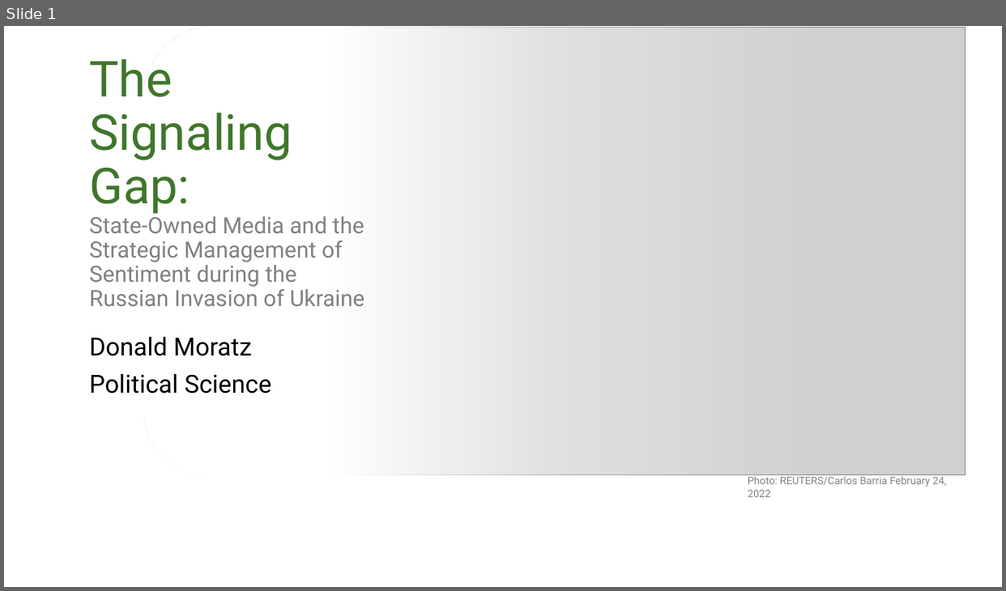
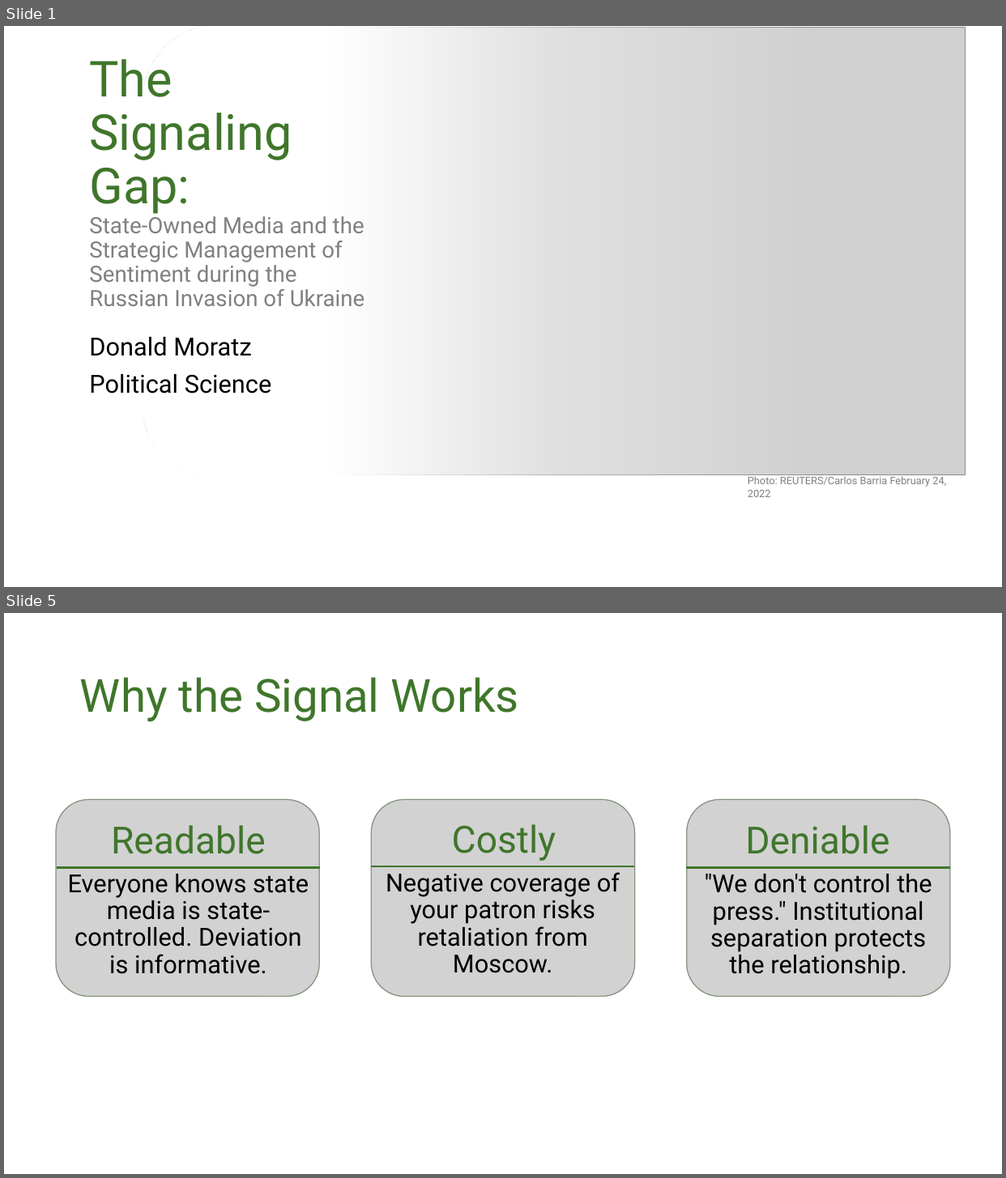
Before and after one commit to dmoratz/russia_sentiment_paper, a slide deck: writing/presentations/moratz_pgt.pptx. Shown one above the other, each under a label of ours: slide 1 before the commit, slides 1 and 5 after it; the slides between them are not shown. The pictures are 1006x591 and 1006x1178 pixels, drawn with LibreOffice and Linux fonts; fonts in the diff are those of the drawing; grey boxes stand for pictures; background and template pictures are left out. Boxes give left, top, right and bottom in pixels: in the first picture for what was removed or moved away, otherwise in the second. Text is boxed around its words. In the diff, an @@ line names an element or a change of style, - is before the commit and + after.

```diff
--- a/writing/presentations/moratz_pgt.pptx
+++ b/writing/presentations/moratz_pgt.pptx
@@ slide 5 added at box(4, 613, 1002, 1174), background picture (left out) @@
@@ title added at box(80, 677, 519, 722), 44 pt, text #3F762B @@
+Why the Signal Works
@@ rounded rectangle added at box(56, 799, 319, 996), fill #A6A6A6 at 50% opacity, outline #254519 1 pt @@
@@ rounded rectangle added at box(372, 799, 635, 996), fill #A6A6A6 at 50% opacity, outline #254519 1 pt @@
@@ rounded rectangle added at box(687, 799, 950, 996), fill #A6A6A6 at 50% opacity, outline #254519 1 pt @@
@@ text added at box(111, 825, 266, 854), 36 pt, text #3F762B @@
+Readable
@@ text added at box(452, 824, 556, 861), 36 pt, text #3F762B @@
+Costly
@@ text added at box(745, 825, 889, 854), 36 pt, text #3F762B @@
+Deniable
@@ line added from (57, 867) to (320, 867), #3F762B 2 pt @@
@@ text added at box(68, 874, 309, 974), 24 pt, text #000000 @@
+Everyone knows state media is state-controlled. Deviation is informative.
@@ line added from (371, 867) to (634, 867), #3F762B 2 pt @@
@@ text added at box(386, 872, 620, 973), 24 pt, text #000000 @@
+Negative coverage of your patron risks retaliation from Moscow.
@@ line added from (687, 867) to (950, 867), #3F762B 2 pt @@
@@ text added at box(705, 874, 931, 979), 24 pt, text #000000 @@
+"We don't control the press." Institutional separation protects the relationship.
```
Also in this commit, not shown: 2 slides changed, 8 other slides added, 8 other files.
